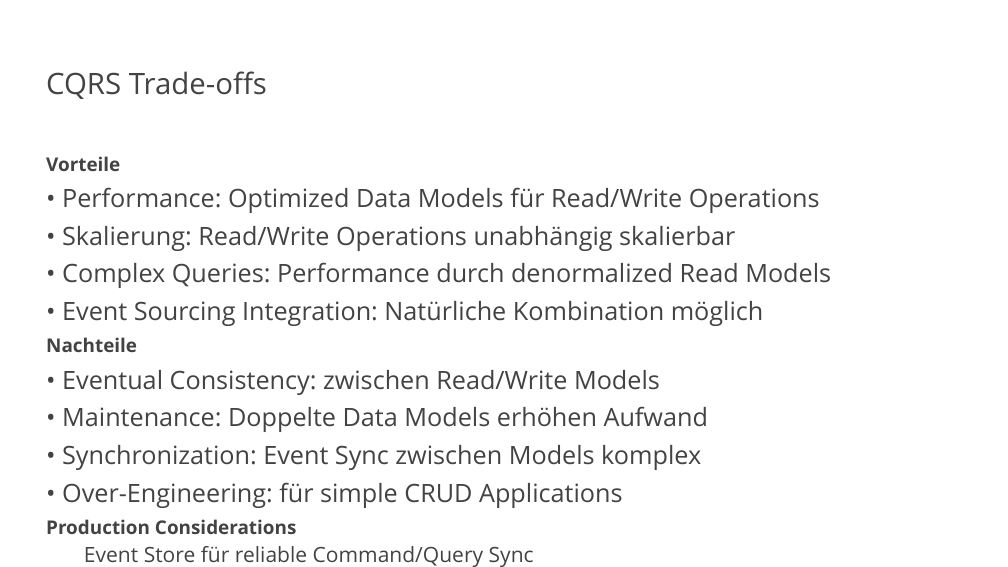
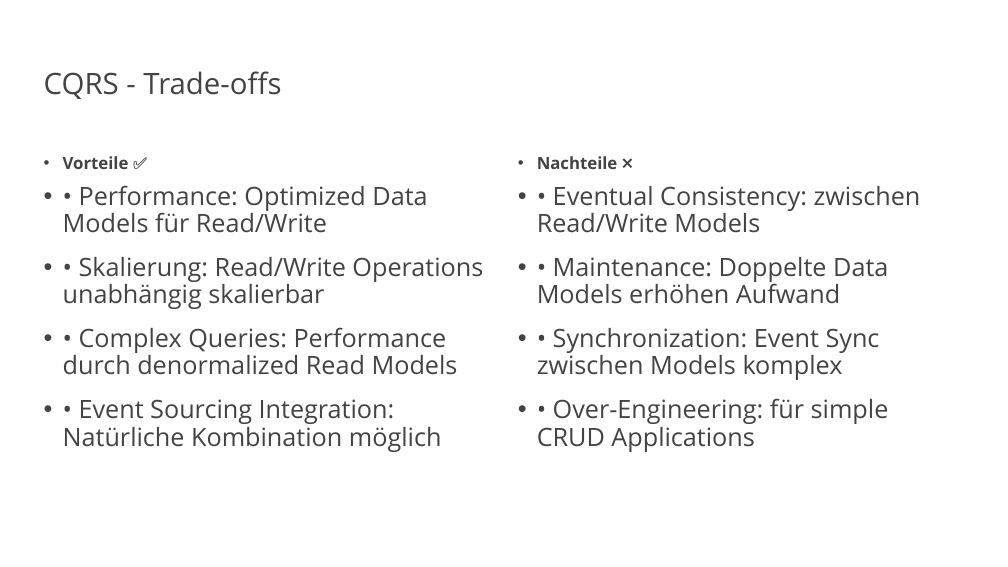
Before and after one commit to vanillacore-net/september-2025-telekom-training, a slide deck: slide 4 of presentations/powerpoint/arch-patterns-part2.pptx (slide 12 before the commit). Drawn at 1008x567 pixels with LibreOffice and Linux fonts; fonts in the diff are those of the drawing; background and template pictures are left out. Boxes give left, top, right and bottom in pixels: in the first picture for what was removed or moved away, otherwise in the second. Text is boxed around its words. In the diff, an @@ line names an element or a change of style, - is before the commit and + after.

```diff
--- a/presentations/powerpoint/arch-patterns-part2.pptx
+++ b/presentations/powerpoint/arch-patterns-part2.pptx
@@ title at (44, 71, 281, 99): text changed @@
-CQRS Trade-offs
+CQRS - Trade-offs
@@ text at (63, 156, 427, 233): text changed @@
-Vorteile
-• Performance: Optimized Data Models für Read/Write Operations
+• Vorteile ✅
+• • Performance: Optimized Data Models für Read/Write
@@ text added at (537, 156, 921, 452), 24 pt, text #434343 @@
+• Nachteile ❌
+• • Eventual Consistency: zwischen Read/Write Models
+• • Maintenance: Doppelte Data Models erhöhen Aufwand
+• • Synchronization: Event Sync zwischen Models komplex
+• • Over-Engineering: für simple CRUD Applications
@@ text at (63, 257, 483, 452): bullet none to •; more space between paragraphs @@
@@ text at (46, 337, 708, 567): paragraphs removed @@
-Nachteile
-• Eventual Consistency: zwischen Read/Write Models
-• Maintenance: Doppelte Data Models erhöhen Aufwand
-• Synchronization: Event Sync zwischen Models komplex
-• Over-Engineering: für simple CRUD Applications
-Production Considerations
-  Event Store für reliable Command/Query Sync
-  Read Model Rebuild Strategy bei Schema Changes
-  Monitoring von Read/Write Model Sync Lag
```
Also in this commit, not shown: 5 other slides changed, 10 slides added, 33 slides removed, 8 other files.
